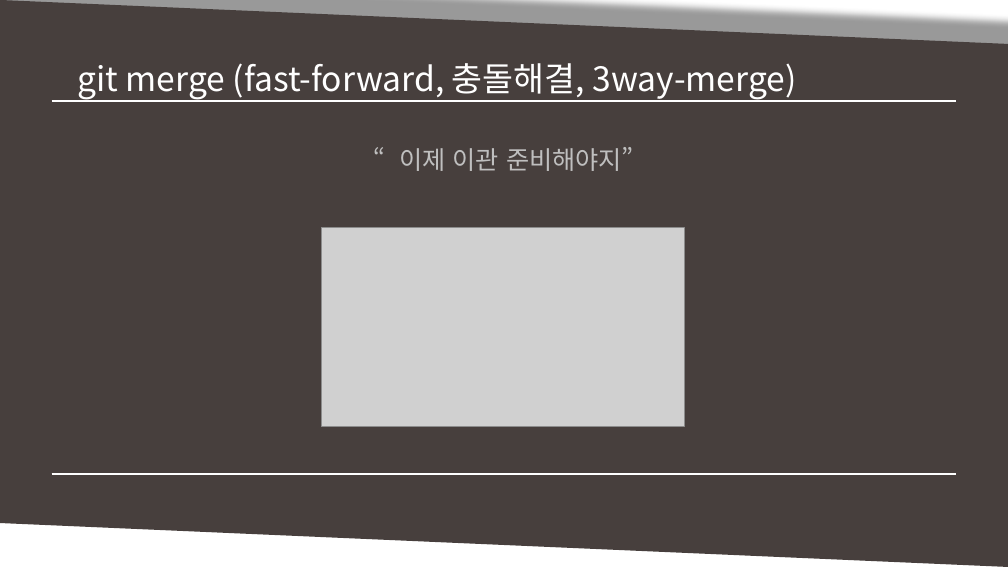
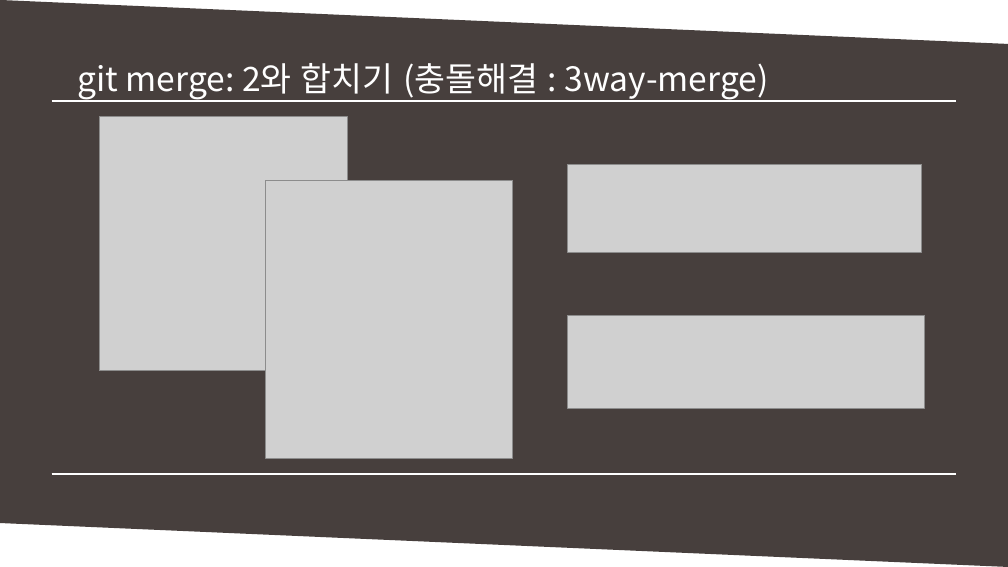
Before and after one commit to MinSikMoon/pptgit, a slide deck: slide 28 of git발표.pptx (slide 24 before the commit). Drawn at 1008x567 pixels with LibreOffice and Linux fonts; fonts in the diff are those of the drawing; grey boxes stand for pictures. Boxes give left, top, right and bottom in pixels: in the first picture for what was removed or moved away, otherwise in the second. Text is boxed around its words. In the diff, an @@ line names an element or a change of style, - is before the commit and + after.

Commit message:
90% cherry pick 설명추가해야함.

```diff
--- a/git발표.pptx
+++ b/git발표.pptx
@@ parallelogram at <box>0,0,1008,566</box>: shadow off @@
@@ text at <box>77,63,768,101</box>: text changed @@
-git merge (fast-forward, 충돌해결, 3way-merge)
+git merge: 2와 합치기 (충돌해결 : 3way-merge)
@@ picture added at <box>99,117,347,371</box> @@
@@ text removed at <box>399,147,634,171</box> @@
-“이제 이관 준비해야지”
@@ picture added at <box>568,164,922,252</box> @@
@@ picture added at <box>266,180,513,459</box> @@
@@ picture removed at <box>322,228,684,426</box> @@
@@ picture added at <box>568,316,924,408</box> @@
```
Also in this commit, not shown: 13 other slides changed, 7 slides added, 1 slide removed.
